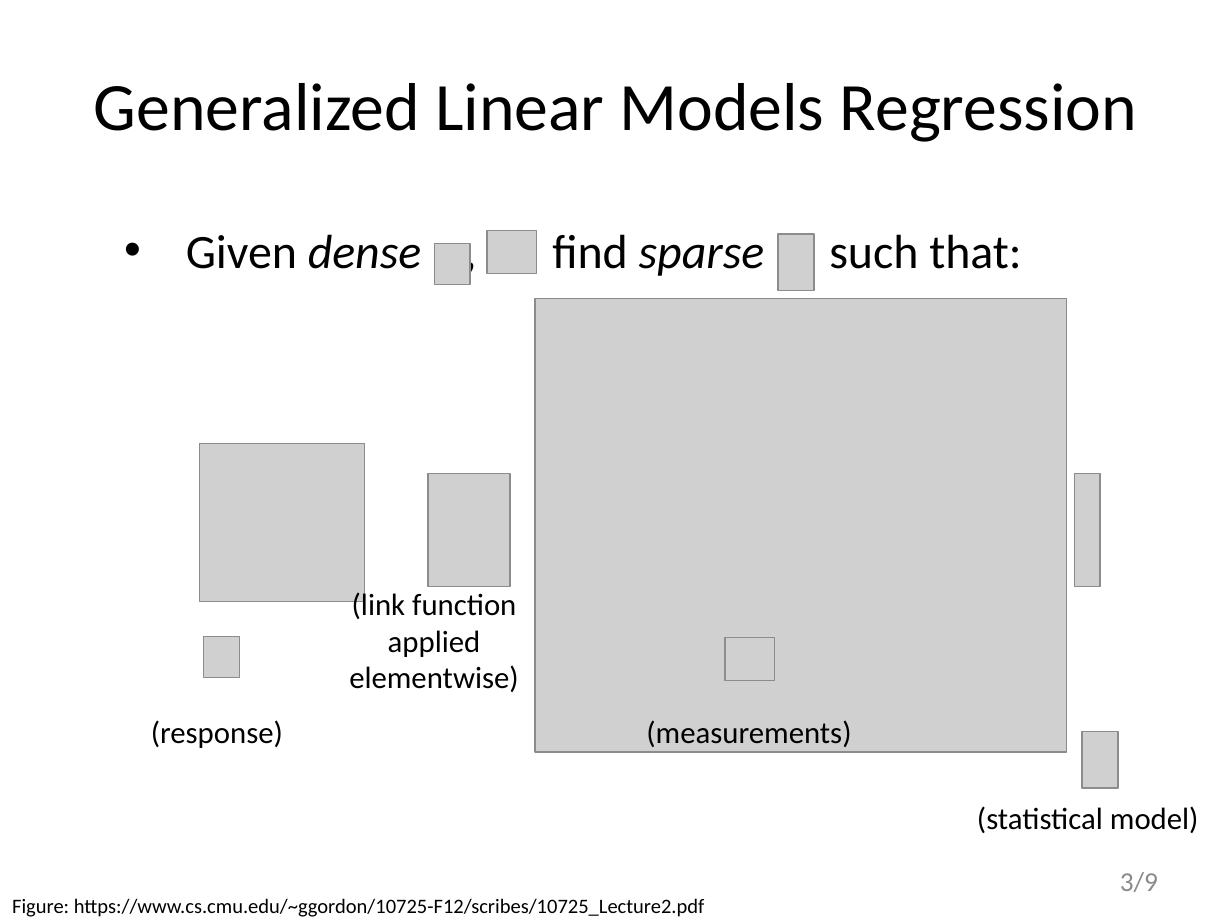
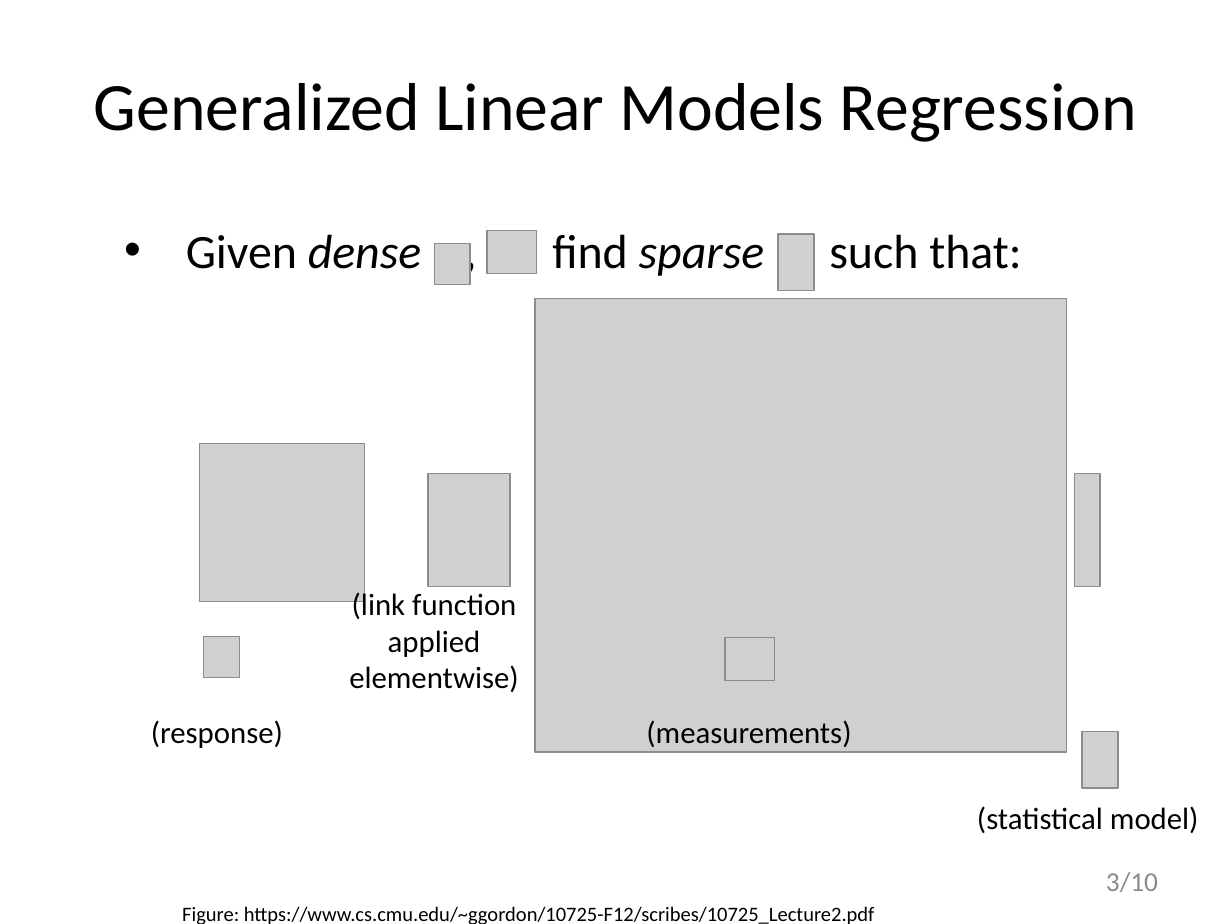
Before and after one commit to biona001/public-talks, a slide deck: slide 3 of JuliaCon 2019/talk/talk.pptx. Drawn at 1232x924 pixels with LibreOffice and Linux fonts; fonts in the diff are those of the drawing; grey boxes stand for pictures. Boxes give left, top, right and bottom in pixels: in the first picture for what was removed or moved away, otherwise in the second. Text is boxed around its words. In the diff, an @@ line names an element or a change of style, - is before the commit and + after.

```diff
--- a/JuliaCon 2019/talk/talk.pptx
+++ b/JuliaCon 2019/talk/talk.pptx
@@ text "Figure: https://www.cs.cmu.edu/~ggordon/10725-F12/scribes/10 ...": place and size @@
-text "Figure: https://www.cs.cmu.edu/~ggordon/10725-F12/scribes/10 ..." at bbox=[12, 898, 705, 917]
+text "Figure: https://www.cs.cmu.edu/~ggordon/10725-F12/scribes/10 ..." at bbox=[182, 906, 875, 924]
@@ page number at bbox=[1106, 872, 1158, 892]: text changed @@
-3/9
+3/10
```
Also in this commit, not shown: 4 other slides changed, 1 slide added, 1 other file.
